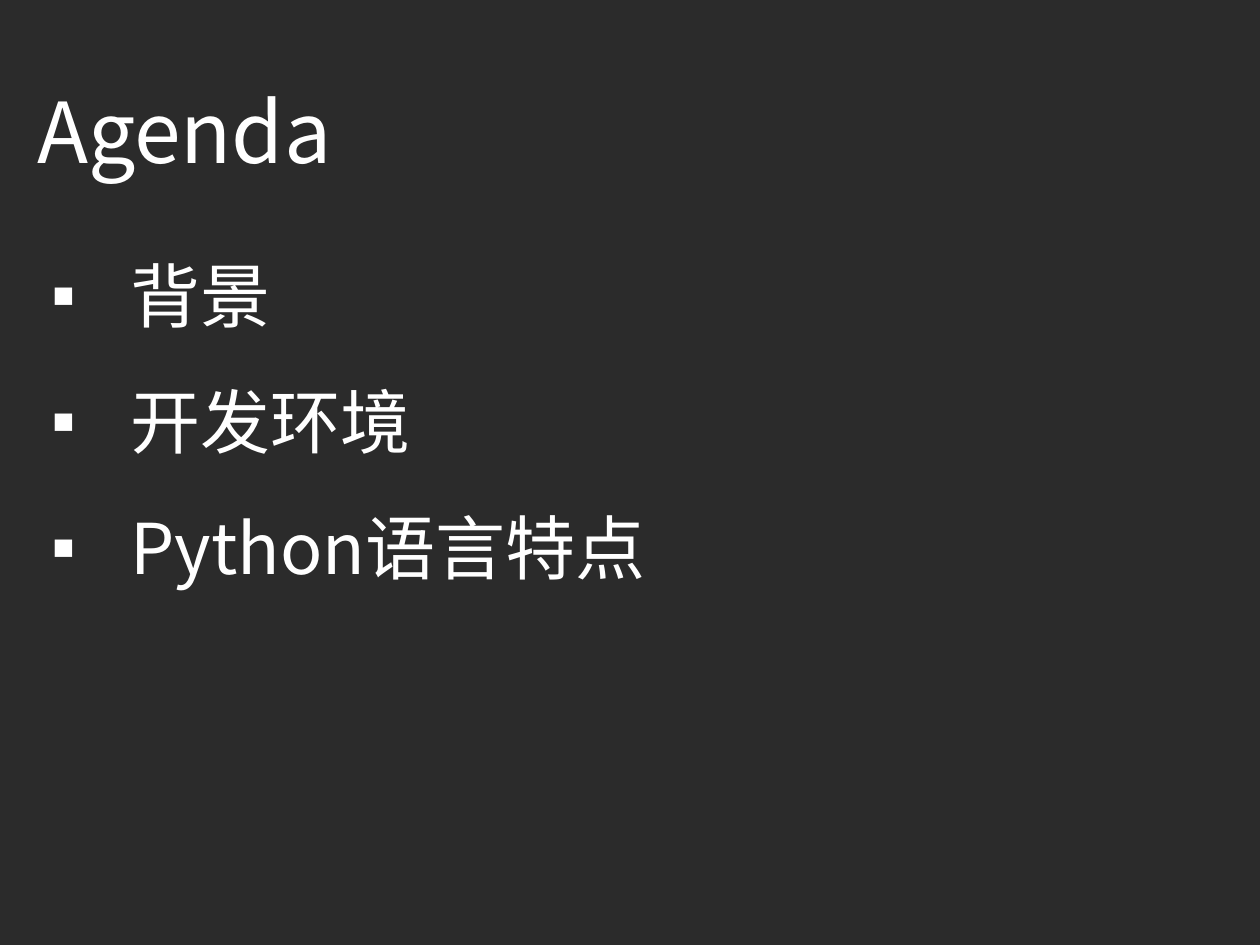
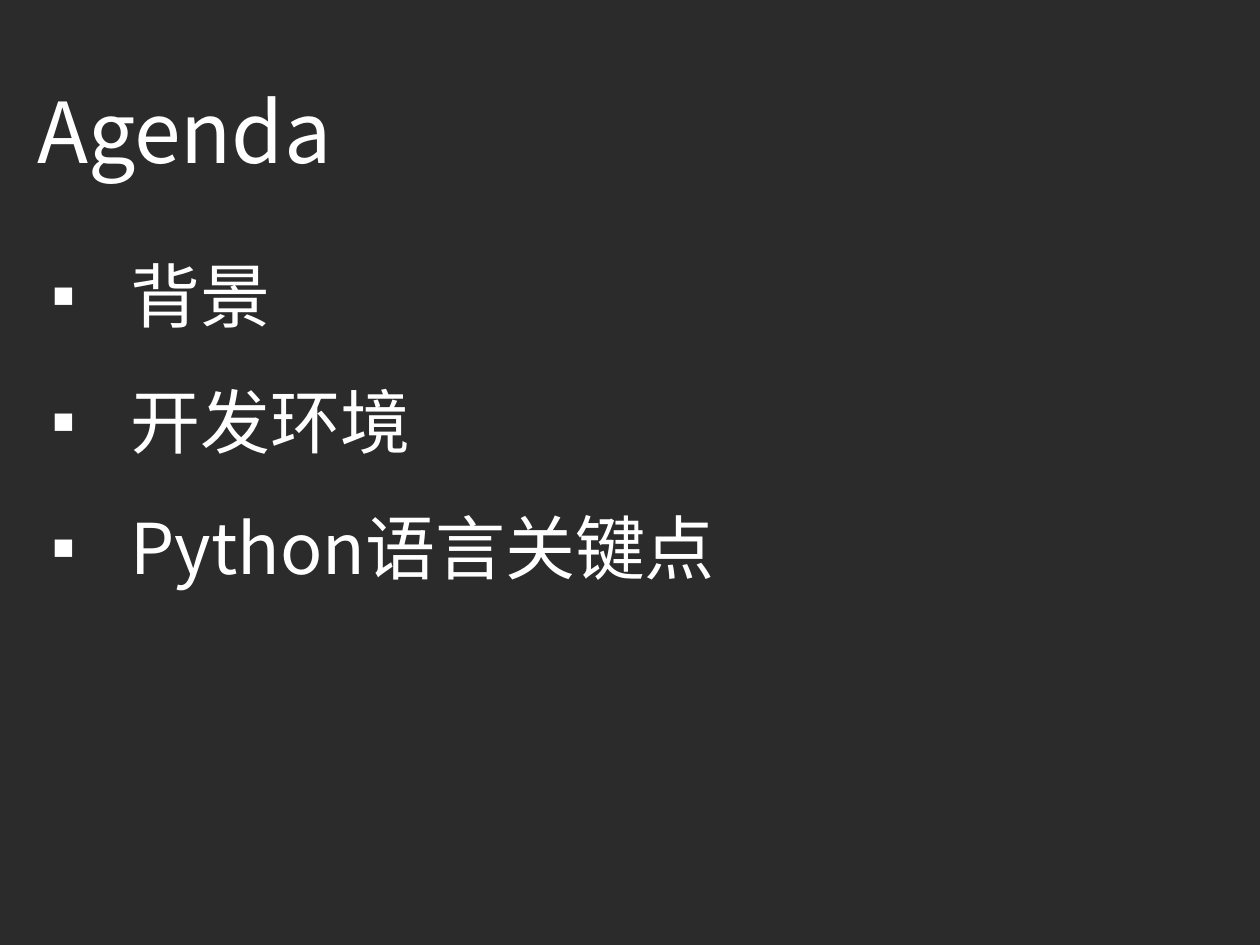
Before and after one commit to ouriris/ml-course, a slide deck: slide 2 of chapter.1/ppt/ML_CH1_Python_Basic.pptx. Drawn at 1260x945 pixels with LibreOffice and Linux fonts; fonts in the diff are those of the drawing; background and template pictures are left out; a plain dark background stands for a picture behind light text. Boxes give left, top, right and bottom in pixels: in the first picture for what was removed or moved away, otherwise in the second. Text is boxed around its words. In the diff, an @@ line names an element or a change of style, - is before the commit and + after.

```diff
--- a/chapter.1/ppt/ML_CH1_Python_Basic.pptx
+++ b/chapter.1/ppt/ML_CH1_Python_Basic.pptx
@@ text at box(131, 515, 715, 591): text changed @@
-▪ Python语言特点
+▪ Python语言关键点
```
Also in this commit, not shown: 10 slides added.
